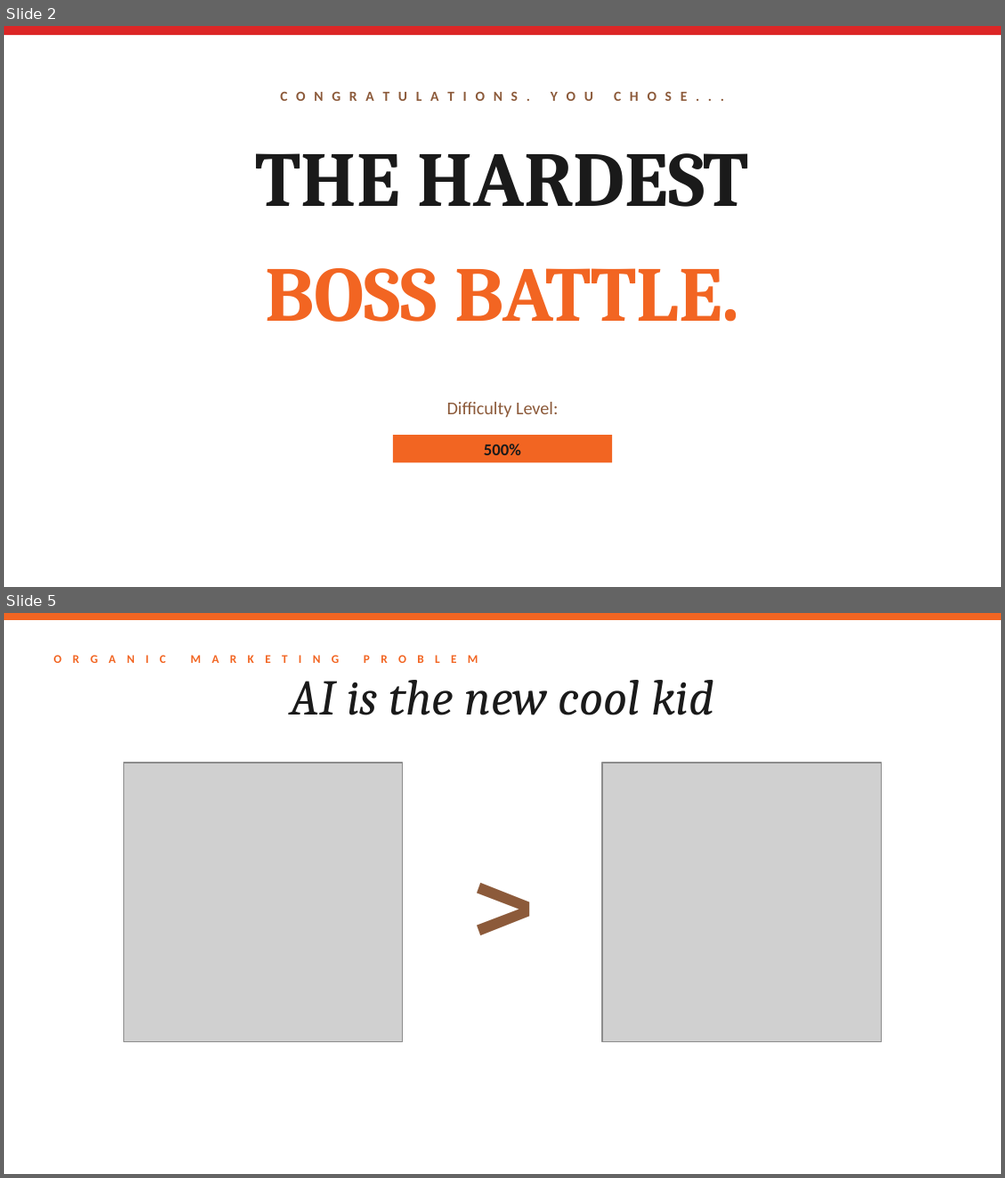
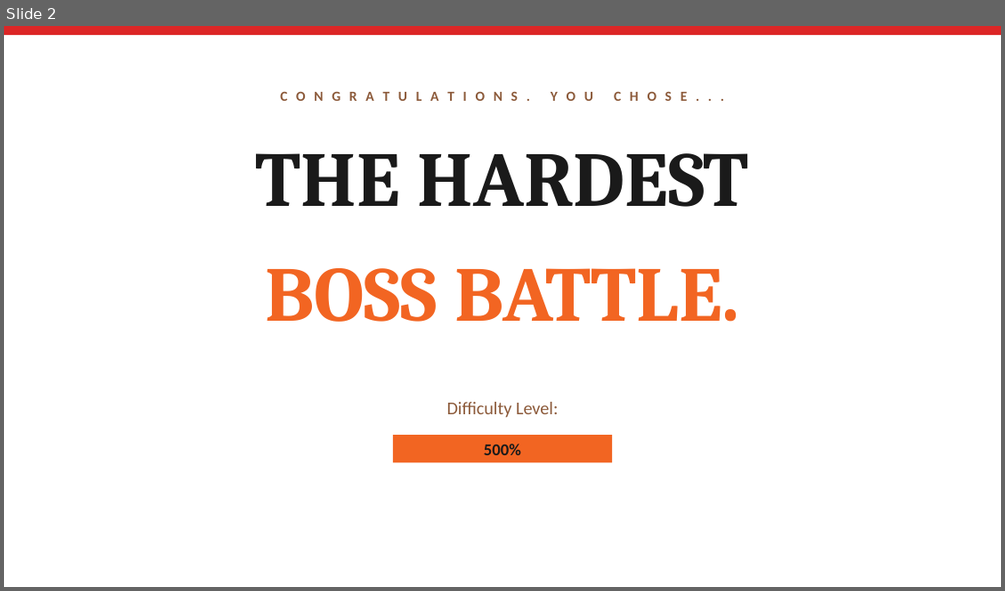
Before and after one commit to setusaurabh/bitcoincierge-pitch-deck, a slide deck: dist/bitcoincierge_pitch_deck.pptx. Shown one above the other, each under a label of ours: slides 2 and 5 before the commit, slide 2 after it; the slides between them are not shown. The pictures are 1005x1178 and 1005x591 pixels, drawn with LibreOffice and Linux fonts; fonts in the diff are those of the drawing; grey boxes stand for pictures. Boxes give left, top, right and bottom in pixels: in the first picture for what was removed or moved away, otherwise in the second. Text is boxed around its words. In the diff, an @@ line names an element or a change of style, - is before the commit and + after.

```diff
--- a/dist/bitcoincierge_pitch_deck.pptx
+++ b/dist/bitcoincierge_pitch_deck.pptx
@@ slide 5 removed at (4,613,1001,1174), background #FFFFFF @@
@@ rectangle removed at (4,613,1001,620) @@
@@ text removed at (54,655,478,663) @@
-O R G A N I C M A R K E T I N G P R O B L E M
@@ text removed at (291,680,714,715) @@
-AI is the new cool kid
@@ picture removed at (123,763,403,1042) @@
@@ text removed at (403,772,602,1022) @@
->
@@ picture removed at (602,763,882,1042) @@
```
Also in this commit, not shown: 10 slides changed, 2 other slides removed, 20 other files.
